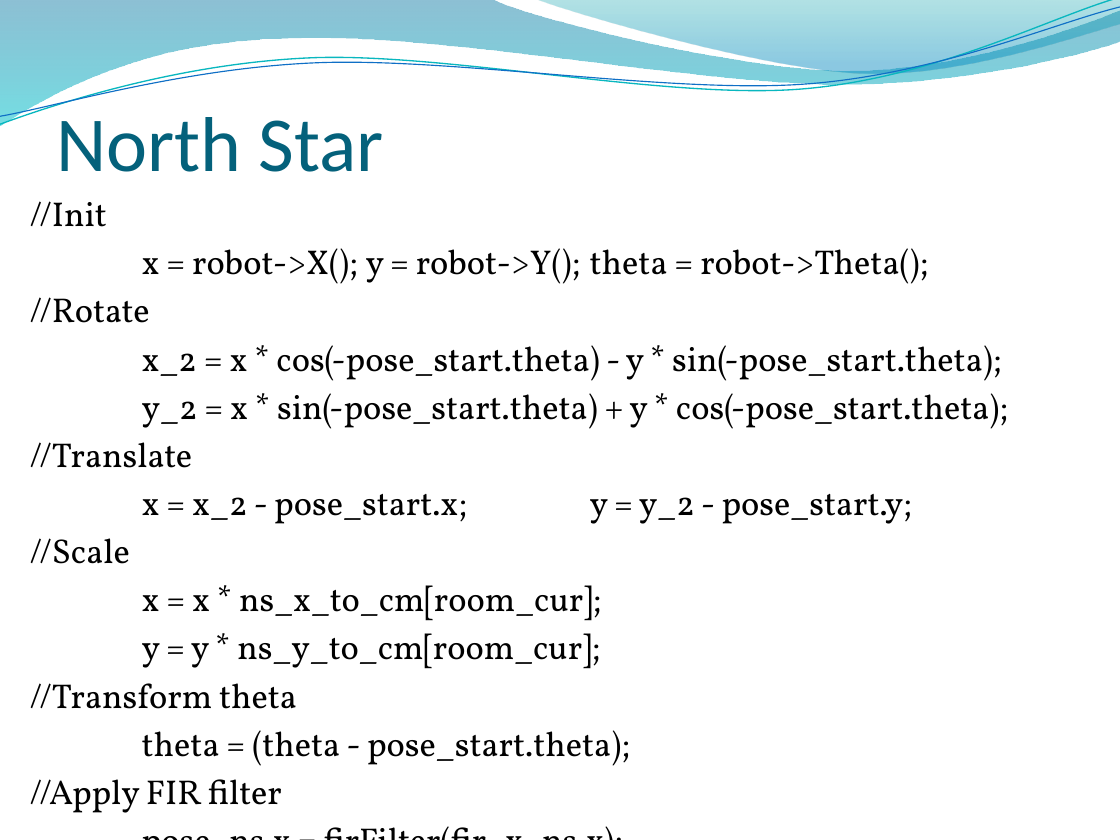
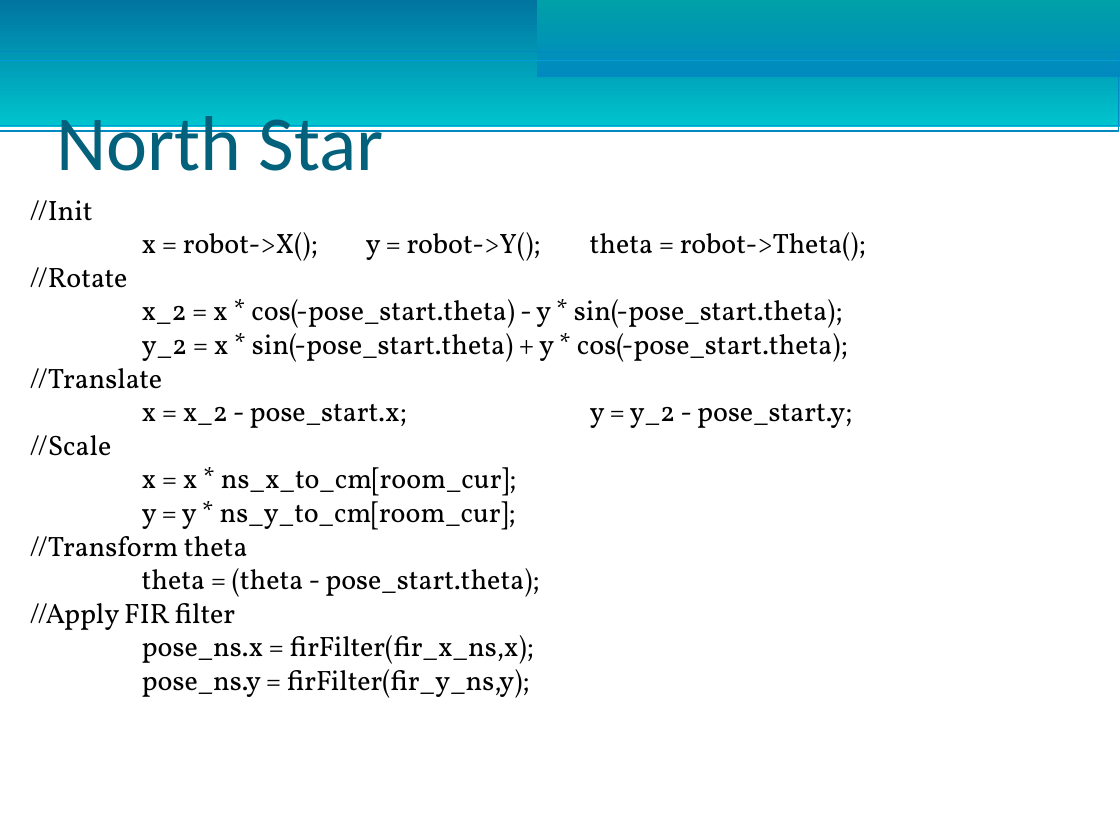
Before and after one commit to rmmcnulty9/robotics, a slide deck: slide 4 of project1_slides.pptx. Drawn at 1120x840 pixels with LibreOffice and Linux fonts; fonts in the diff are those of the drawing; background and template pictures are left out. Boxes give left, top, right and bottom in pixels: in the first picture for what was removed or moved away, otherwise in the second. Text is boxed around its words. In the diff, an @@ line names an element or a change of style, - is before the commit and + after.

```diff
--- a/project1_slides.pptx
+++ b/project1_slides.pptx
@@ freeform shape removed at bbox=[0, 0, 1120, 127] @@
@@ freeform shape removed at bbox=[0, 0, 1120, 131] @@
@@ freeform shape removed at bbox=[0, 7, 1120, 125] @@
@@ rectangle added at bbox=[0, 0, 1120, 127], fill gradient #0074A0 to #00C4CD @@
@@ freeform shape removed at bbox=[536, 0, 1120, 77] @@
@@ rectangle added at bbox=[536, 0, 1120, 77], fill gradient #00A0A8 to #008ABF @@
@@ rectangle added at bbox=[0, 52, 1119, 131], outline #008ABF 0.85 pt @@
@@ rectangle added at bbox=[0, 60, 1120, 125], outline #009DD9 0.74 pt @@
@@ text "//Init" at bbox=[30, 200, 866, 698]: size 22.1 to 18 pt; less space between paragraphs @@
```
Also in this commit, not shown: 5 other slides changed, 1 slide added, 3 other files.
